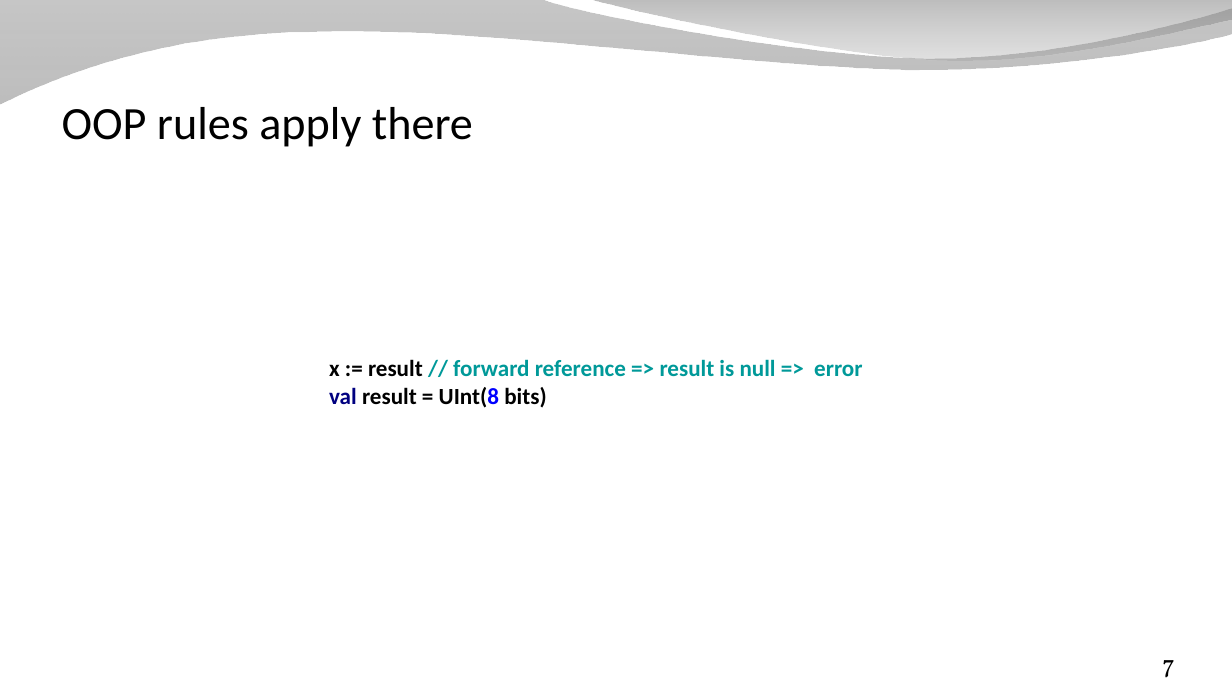
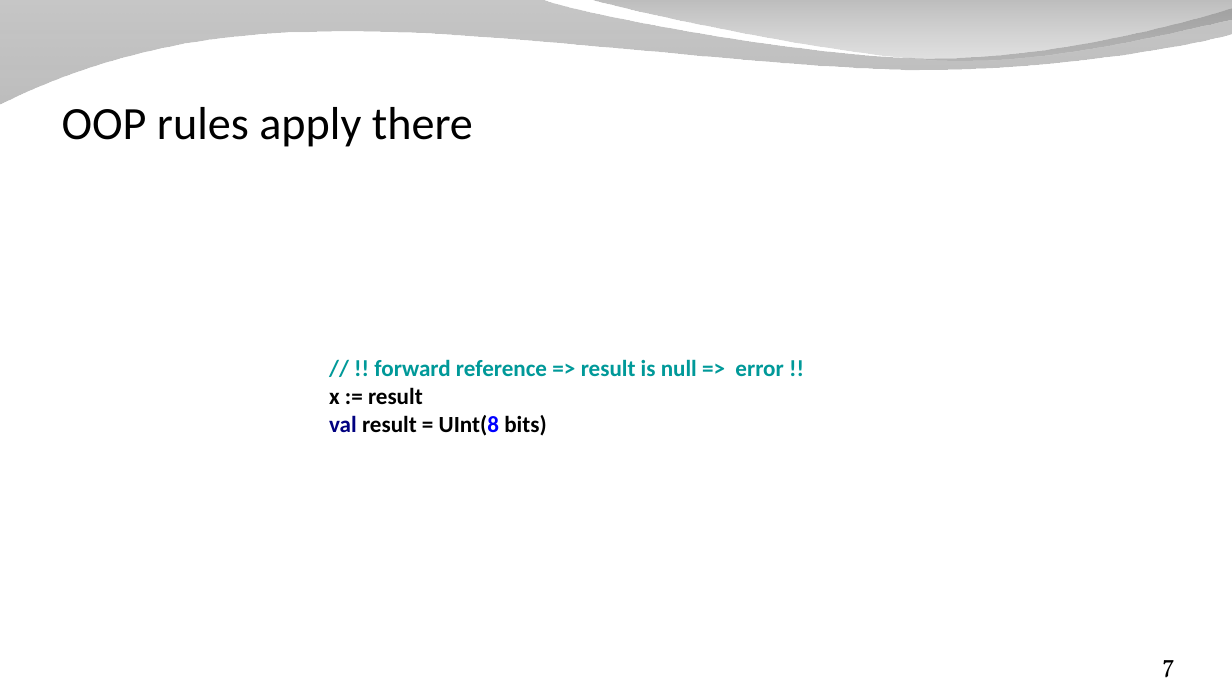
Before and after one commit to SpinalHDL/SpinalDoc, a slide deck: slide 7 of presentation/en/workshop/equivalence.odp. Drawn at 1232x693 pixels with LibreOffice and Linux fonts; fonts in the diff are those of the drawing; background and template pictures are left out. Boxes give left, top, right and bottom in pixels: in the first picture for what was removed or moved away, otherwise in the second. Text is boxed around its words. In the diff, an @@ line names an element or a change of style, - is before the commit and + after.

```diff
--- a/presentation/en/workshop/equivalence.odp
+++ b/presentation/en/workshop/equivalence.odp
@@ text at [329, 359, 783, 404]: text changed @@
-x := result // forward reference => result is null => error
+// !! forward reference => result is null => error !!
+x := result
```
Also in this commit, not shown: 5 other slides changed, 1 slide removed, 4 other files.
